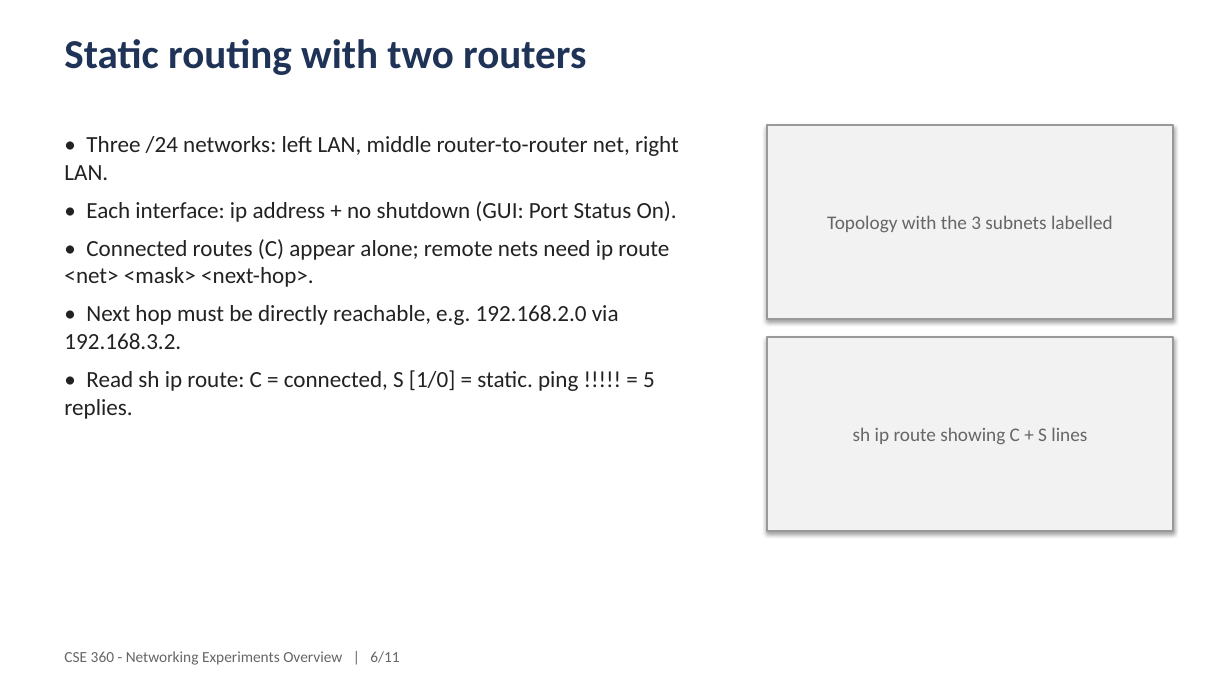
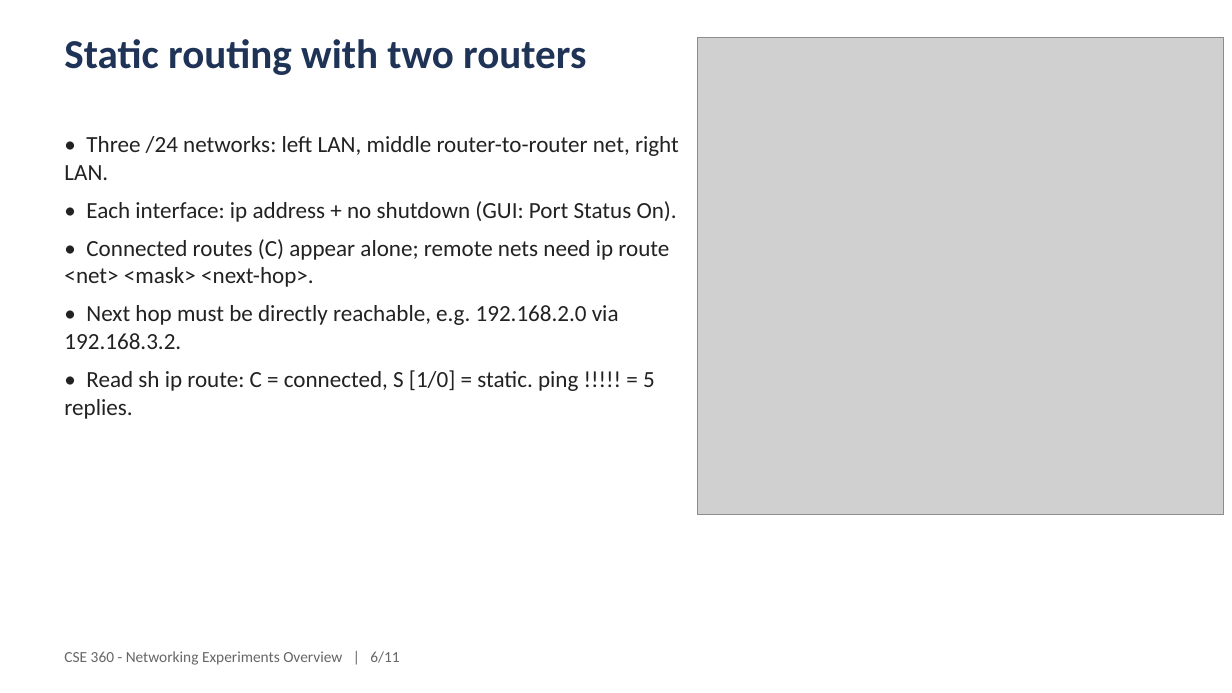
Before and after one commit to A7reus/CSE-360, a slide deck: slide 6 of presentation/CSE360-experiments-overview.pptx. Drawn at 1232x693 pixels with LibreOffice and Linux fonts; fonts in the diff are those of the drawing; grey boxes stand for pictures. Boxes give left, top, right and bottom in pixels: in the first picture for what was removed or moved away, otherwise in the second. Text is boxed around its words. In the diff, an @@ line names an element or a change of style, - is before the commit and + after.

```diff
--- a/presentation/CSE360-experiments-overview.pptx
+++ b/presentation/CSE360-experiments-overview.pptx
@@ picture added at box(698, 37, 1224, 515) @@
@@ rectangle removed at box(767, 125, 1174, 319) @@
-Topology with the 3 subnets labelled
@@ rectangle removed at box(767, 337, 1174, 531) @@
-sh ip route showing C + S lines
```
Also in this commit, not shown: 8 other slides changed, 1 other file.
